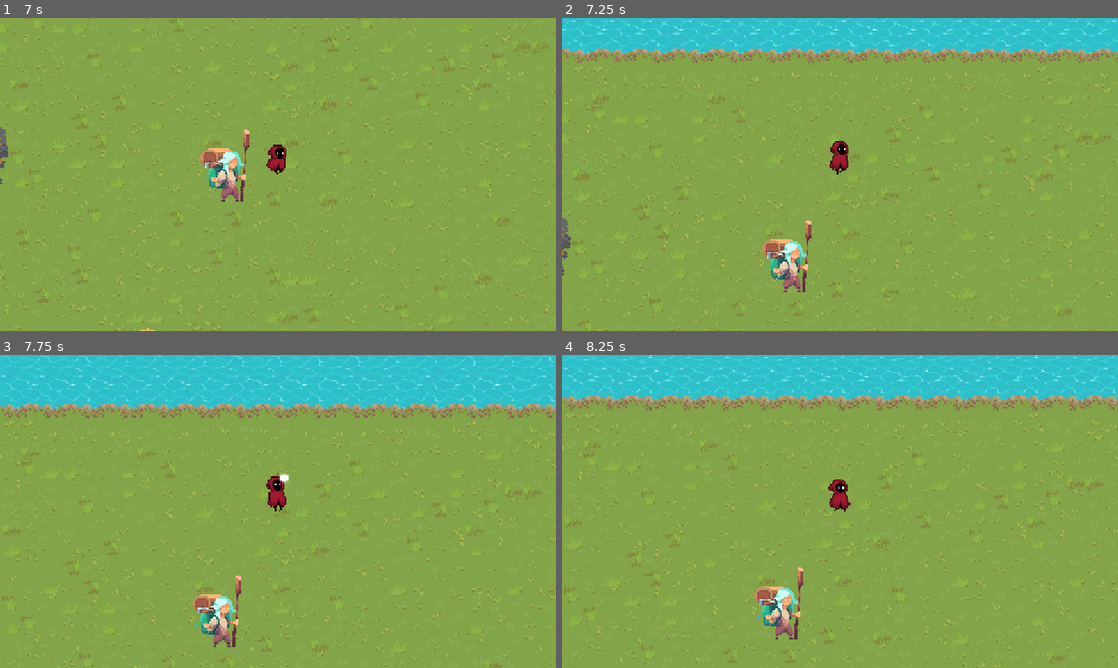
Above: before the commit, frames 1-4 (two rows, left to right).
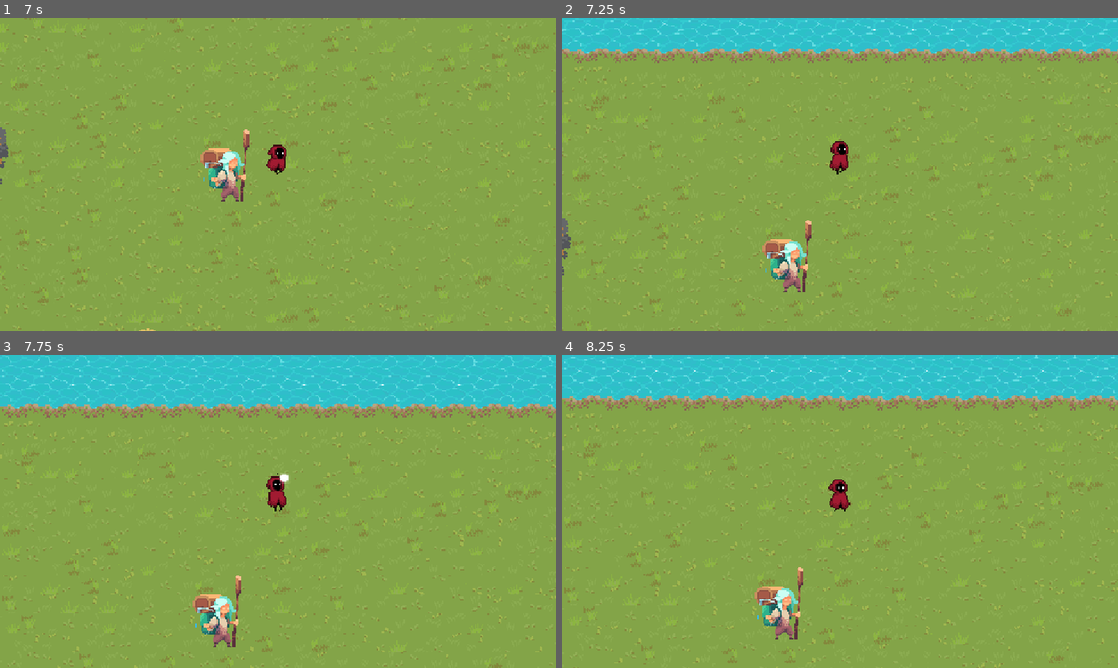
Above: after the commit, the same moments.

Repository: nxtdv/projectb_godot
Game: Godot game, scene res://scenes/main.tscn
Two runs of this game, one before a commit and one after it. Both use one fixed random seed, a clock stepped at 60 frames per second and the inputs below.
Inputs (mouse positions are in pixels of both pictures, inside the frame that each line leads up to):
- Up to frame 1 (7 s): tap Enter (ui_accept) at 0.5, 0.77, 1.52, 3.02, 3.77, 4.52, 6.02, 6.77 s; move the mouse to (400, 158) at 0.52 s; hold D (Right) 0.53-1.28 s; click (400, 158) at 0.6 s; move the mouse to (166, 190) at 1.27 s; hold S (Down) 1.28-2.03 s; tap E (Interact) at 1.35, 3.6, 5.85 s; move the mouse to (333, 105) at 2.02 s; hold D (Right) 2.03-2.78 s; hold Shift (Sprint) 2.03-2.78 s; move the mouse to (250, 237) at 2.77 s; hold W (Up) 2.78-3.53 s; click (250, 237) at 2.85 s; move the mouse to (444, 221) at 3.52 s; hold A (Left) 3.53-5.03 s; move the mouse to (111, 127) at 4.27 s; tap Shift (Sprint) at 4.35 s; move the mouse to (305, 174) at 5.02 s; hold S (Down) 5.03-5.78 s; click (305, 174) at 5.1 s; move the mouse to (194, 96) at 5.77 s; hold D (Right) 5.78-6.53 s; move the mouse to (400, 158) at 6.52 s; hold W (Up) from 6.53 s (still down); hold Shift (Sprint) from 6.53 s (still down)
- Up to frame 2 (7.25 s): keep holding W (Up); keep holding Shift (Sprint)
- Up to frame 3 (7.75 s): move the mouse to (166, 527) at 7.27 s; release W (Up) at 7.28 s; release Shift (Sprint) at 7.28 s; hold D (Right) from 7.28 s (still down); click (166, 527) at 7.35 s; tap Enter (ui_accept) at 7.52 s
- Up to frame 4 (8.25 s): move the mouse to (895, 442) at 8.02 s; release D (Right) at 8.03 s; hold S (Down) from 8.03 s (still down); tap E (Interact) at 8.1 s

Frame 1 is identical in both runs. In frame 2, 0.2% of the frame differs, in the area x 2-100%, y 0-10%; in frame 3, 0.3%; in frame 4, 0.3%, in the area x 0-100%, y 0-13%.
Error in both runs: Invalid access to property or key 'body_entered' on a base object of type 'null instance'. (res://scripts/npc_1.gd:26)

Commit message:
refactor(scene): rename and reorganize nodes in main scene
- renamed "main" node to "Main" for consistency with naming conventions
- adjusted parent-child hierarchy for better scene organization
- renamed "TilemapLayers" to "World" and moved its child nodes accordingly

Diff:
--- a/scenes/main.tscn
+++ b/scenes/main.tscn
@@ -2926,37 +2926,41 @@
 sources/3 = SubResource("TileSetScenesCollectionSource_wfs7u")
 sources/1 = SubResource("TileSetAtlasSource_wfs7u")
 
-[node name="main" type="Node2D"]
-
-[node name="TilemapLayers" type="Node2D" parent="."]
-
-[node name="TileMapLayer" type="TileMapLayer" parent="TilemapLayers"]
+[node name="Main" type="Node2D"]
+
+[node name="World" type="Node2D" parent="."]
+
+[node name="TilemapLayers" type="Node2D" parent="World"]
+
+[node name="TileMapLayer" type="TileMapLayer" parent="World/TilemapLayers"]
 position = Vector2(1, 1)
 tile_map_data = PackedByteArray("AAAOAAgAAAApAA4AAAAOAAcAAAAqAAsAAAAOAAYAAAAoAA0AAAAOAAUAAAAmAA0AAAAOAAQAAAAoAA0AAAAOAA …(192112 unchanged characters)…
 tile_set = SubResource("TileSet_hhx0m")
 
-[node name="player" parent="." instance=ExtResource("4_85g3d")]
-
-[node name="Camera2D" type="Camera2D" parent="player"]
+[node name="player" parent="World" instance=ExtResource("4_85g3d")]
+
+[node name="Camera2D" type="Camera2D" parent="World/player"]
 zoom = Vector2(2.5, 2.5)
 
-[node name="tree_1" parent="." instance=ExtResource("5_choun")]
+[node name="npc_1" parent="World" instance=ExtResource("6_ya4ey")]
+position = Vector2(99, -51)
+
+[node name="Environment" type="Node2D" parent="World"]
+
+[node name="tree_1" parent="World/Environment" instance=ExtResource("5_choun")]
 position = Vector2(-130, 0)
 
-[node name="tree_2" parent="." instance=ExtResource("5_choun")]
+[node name="tree_2" parent="World/Environment" instance=ExtResource("5_choun")]
 position = Vector2(-383, 183)
 
-[node name="tree_3" parent="." instance=ExtResource("5_choun")]
+[node name="tree_3" parent="World/Environment" instance=ExtResource("5_choun")]
 position = Vector2(-335, 224)
 
-[node name="tree_4" parent="." instance=ExtResource("5_choun")]
+[node name="tree_4" parent="World/Environment" instance=ExtResource("5_choun")]
 position = Vector2(-454, 199)
 
-[node name="tree_5" parent="." instance=ExtResource("5_choun")]
+[node name="tree_5" parent="World/Environment" instance=ExtResource("5_choun")]
 position = Vector2(-252, 236)
 
-[node name="tree_6" parent="." instance=ExtResource("5_choun")]
+[node name="tree_6" parent="World/Environment" instance=ExtResource("5_choun")]
 position = Vector2(29, 240)
-
-[node name="npc_1" parent="." instance=ExtResource("6_ya4ey")]
-position = Vector2(99, -51)
